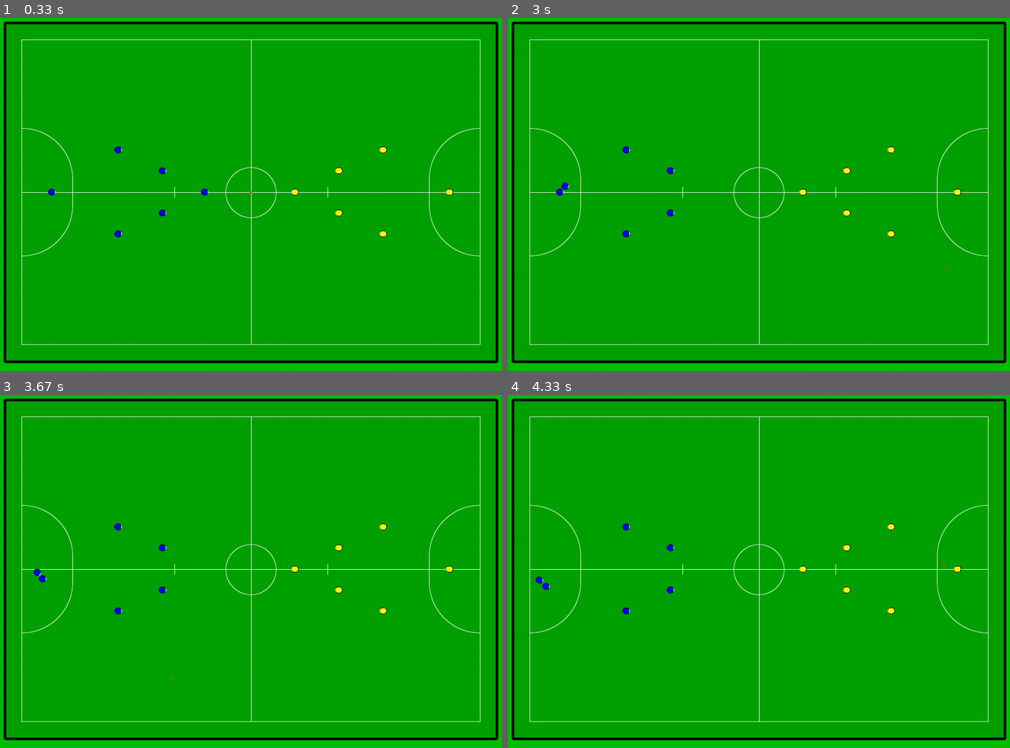
Above: before the commit, frames 1-4 (two rows, left to right).
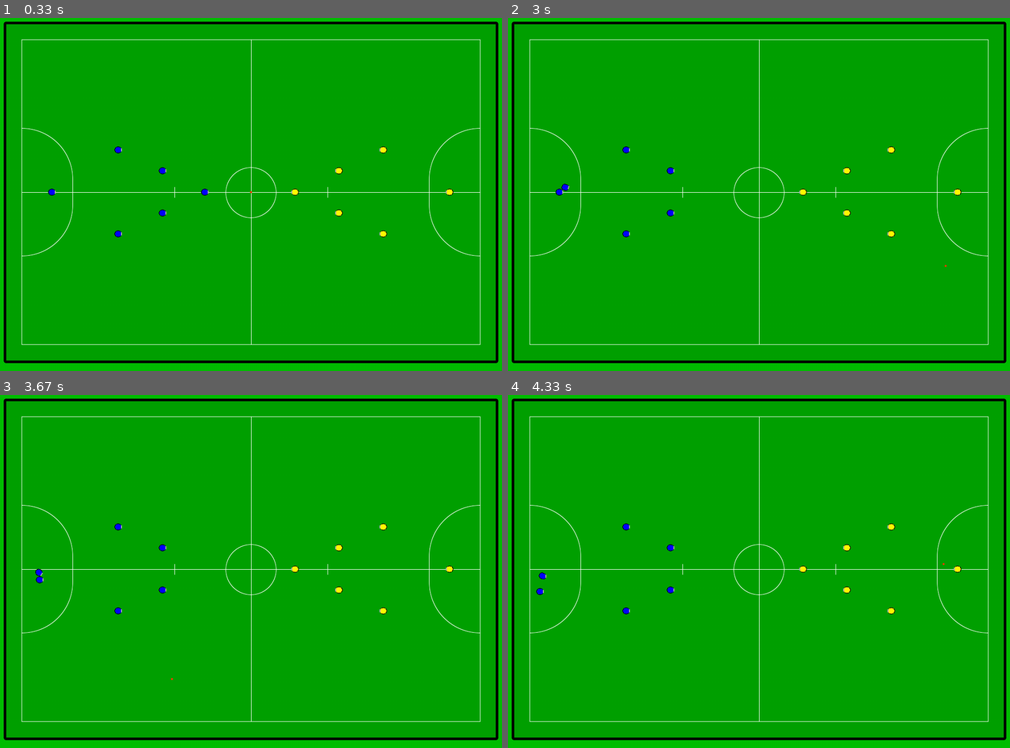
Above: after the commit, the same moments.

Repository: CalPolyRoboCup/robocup-ai
Game: pygame game, started from src/basic_skills/Goalie/Goalie.py
The game is run twice, just before and just after one commit, with the same random seed, the same clock (stepped at 60 frames per second) and the same inputs.
Inputs (mouse positions are in pixels of both pictures, inside the frame that each line leads up to):
- Up to frame 1 (0.33 s): no input
- Up to frame 2 (3 s): press the mouse at (738, 208) at 0.37 s; move the mouse to (834, 194) at 0.47 s; release the mouse at (929, 180) at 0.6 s; click (633, 194) at 0.72 s; click (834, 60) at 1.05 s; click (568, 180) at 1.38 s; click (759, 236) at 1.72 s; click (673, 67) at 2.05 s; click (924, 183) at 2.38 s; click (944, 265) at 2.72 s
- Up to frame 3 (3.67 s): click (125, 635) at 3.05 s; click (170, 677) at 3.38 s
- Up to frame 4 (4.33 s): click (869, 518) at 3.72 s; click (944, 564) at 4.05 s

Frame 1 is identical in both runs. In frame 2, less than 0.1% of the frame differs, in the area x 9-13%, y 46-51%; in frame 3, less than 0.1%; in frame 4, 0.1%, in the area x 5-9%, y 50-57%.

Commit message:
Better testing setup and bug fix

Diff:
--- a/src/basic_skills/Goalie/Goalie.py
+++ b/src/basic_skills/Goalie/Goalie.py
@@ -1,6 +1,5 @@
 import numpy as np
 import sys
-#replace this with your path to robocup-ai
 sys.path.insert(0, '../..')
 from basic_skills.action import *
 from basic_skills.move_to.move_to import move_to
@@ -33,8 +32,8 @@
     push_vec = self.game.ball.loc - self.goal
 
     #print(adjustment, -np.linalg.norm(push_vec))
-    if push_out_distance + 400 > np.linalg.norm(push_vec):
-      adjustment = np.linalg.norm(push_vec) - 20
+    if push_out_distance > np.linalg.norm(push_vec):
+      push_out_distance = np.linalg.norm(push_vec) - 40
     move_to = self.goal + push_vec * push_out_distance / np.linalg.norm(push_vec)
     point_dir = self.game.ball.loc - self.robot.loc
     target_rot = -math.atan2(point_dir[1], point_dir[0])
@@ -64,10 +63,13 @@
         sys.exit()
 
 
-      pressed1, pressed2, pressed3 = pygame.mouse.get_pressed()
-      #left mouse button
-      if pressed1:
-        game.ball_internal.loc = game.convert_to_field_position(pygame.mouse.get_pos())
+      if event.type == MOUSEBUTTONDOWN:
+        pressed1, pressed2, pressed3 = pygame.mouse.get_pressed()
+        if pressed1:
+          game.ball_internal.loc = game.convert_to_field_position(pygame.mouse.get_pos())
+          game.ball_internal.velocity = np.array([0,0])
+        if pressed3:
+          game.ball_internal.velocity = (game.convert_to_field_position(pygame.mouse.get_pos()) - game.ball_internal.loc)
     new_time = clock.tick()
     game.step()
     ttime = new_time
